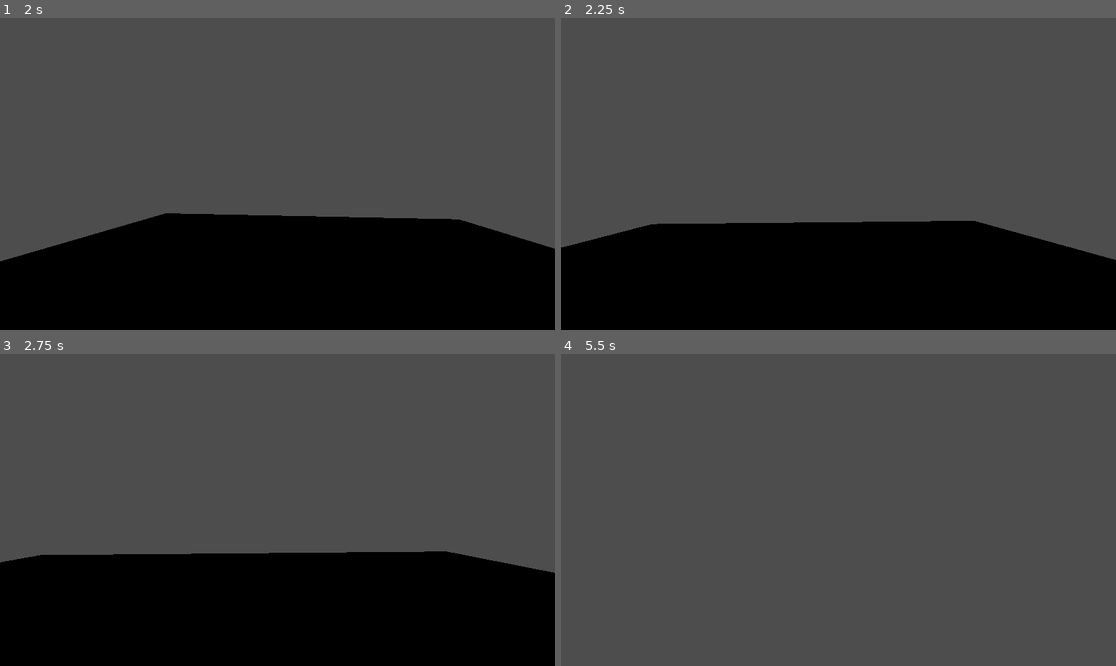
Above: before the commit, frames 1-4 (two rows, left to right).
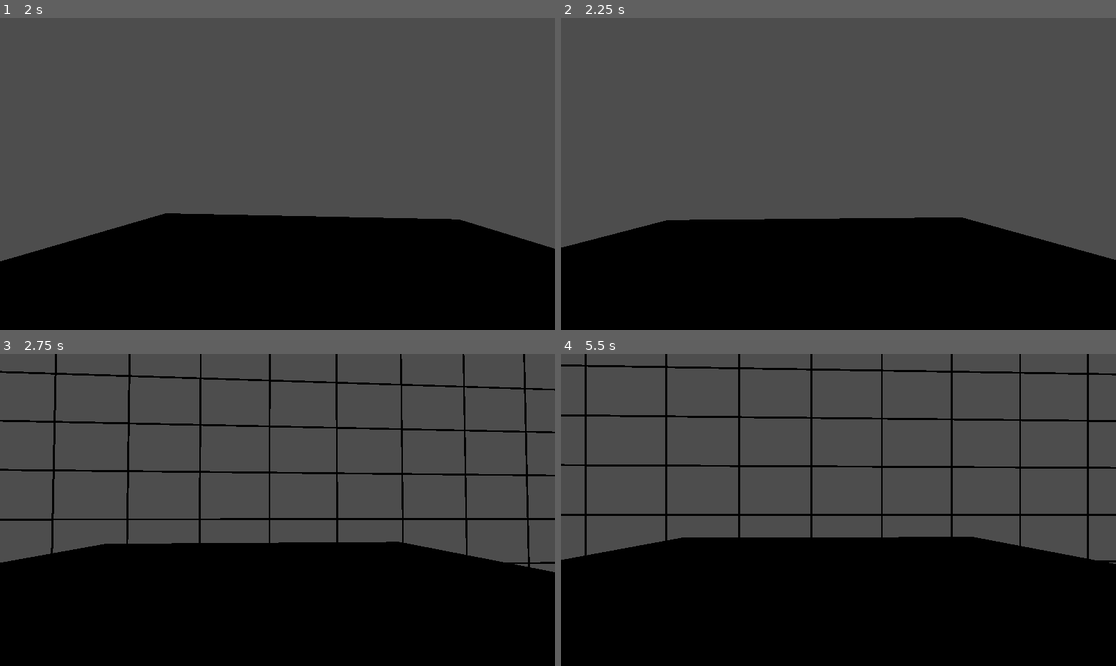
Above: after the commit, the same moments.

Repository: Mcaldas11/VolleyBox
Game: Godot game, scene res://volleyball/scene.tscn
Two runs of this game, one before a commit and one after it. Both use one fixed random seed, a clock stepped at 60 frames per second and the inputs below.
Inputs (mouse positions are in pixels of both pictures, inside the frame that each line leads up to):
- Up to frame 1 (2 s): tap Enter (ui_accept) at 0.5, 0.77, 1.52 s; move the mouse to (305, 174) at 0.52 s; hold W (ui_up) from 0.53 s (still down); tap Keypad Enter at 0.6 s; move the mouse to (249, 174) at 1.27 s; tap Shift at 1.35 s
- Up to frame 2 (2.25 s): keep holding W (ui_up); move the mouse to (849, 167) at 2.02 s; hold Ctrl from 2.03 s (still down)
- Up to frame 3 (2.75 s): keep holding W (ui_up); keep holding Ctrl
- Up to frame 4 (5.5 s): keep holding W (ui_up); move the mouse to (832, 516) at 2.77 s; release Ctrl at 2.78 s; tap Keypad Enter at 2.85, 5.1 s; tap Enter (ui_accept) at 3.02, 3.77, 4.52 s; move the mouse to (877, 513) at 3.52 s; hold Shift 3.53-4.28 s; move the mouse to (794, 506) at 4.27 s; tap Ctrl at 4.35 s; move the mouse to (844, 510) at 5.02 s

Frame 1 is identical in both runs. In frame 2, 0.7% of the frame differs, in the area x 16-75%, y 63-67%; in frame 3, 6.1%; in frame 4, 44%, in the area x 0-100%, y 0-100%.

Commit message:
Add collision shapes for volleyball net
Increase scene load_steps and add BoxShape3D and CylinderShape3D subresources, then attach StaticBody3D + CollisionShape3D nodes to the Volleyball_Net model. These additions provide physics collision for the net and its posts (positioned via specified transforms) so interactions with the ball and players are detected.

Diff:
--- a/volley-box/volleyball/scene.tscn
+++ b/volley-box/volleyball/scene.tscn
@@ -1,12 +1,39 @@
-[gd_scene load_steps=4 format=3 uid="uid://dl1rd8yq4viql"]
+[gd_scene load_steps=6 format=3 uid="uid://dl1rd8yq4viql"]
 
 [ext_resource type="PackedScene" uid="uid://bjmcqq1vwm3sw" path="res://volleyball/scene.gltf" id="1_r886b"]
 [ext_resource type="PackedScene" uid="uid://cjwa10xmt3sbl" path="res://Player/player.tscn" id="2_alxkw"]
+
+[sub_resource type="BoxShape3D" id="BoxShape3D_alxkw"]
+size = Vector3(9.000488, 1.0292969, 0.012084961)
+
+[sub_resource type="CylinderShape3D" id="CylinderShape3D_wedp3"]
+height = 2.5065918
+radius = 0.036621094
 
 [sub_resource type="BoxShape3D" id="BoxShape3D_r886b"]
 size = Vector3(18.997292, 0.72650146, 31.10749)
 
 [node name="Sketchfab_Scene" instance=ExtResource("1_r886b")]
+
+[node name="StaticBody3D" type="StaticBody3D" parent="Sketchfab_model/1144e7d4dd624ea3b0a2d8b261362a77_fbx/RootNode/Volleyball_Net" index="2"]
+
+[node name="CollisionShape3D" type="CollisionShape3D" parent="Sketchfab_model/1144e7d4dd624ea3b0a2d8b261362a77_fbx/RootNode/Volleyball_Net/StaticBody3D" index="0"]
+transform = Transform3D(1, 0, 0, 0, 1, 0, 0, 0, 1, 0.2529297, -0.0146484375, 0.00030516926)
+shape = SubResource("BoxShape3D_alxkw")
+
+[node name="StaticBody3D2" type="StaticBody3D" parent="Sketchfab_model/1144e7d4dd624ea3b0a2d8b261362a77_fbx/RootNode/Volleyball_Net" index="3"]
+transform = Transform3D(1, 0, 0, 0, 1, 0, 0, 0, 1, -4.7587028, 0, -4.172325e-07)
+
+[node name="CollisionShape3D" type="CollisionShape3D" parent="Sketchfab_model/1144e7d4dd624ea3b0a2d8b261362a77_fbx/RootNode/Volleyball_Net/StaticBody3D2" index="0"]
+transform = Transform3D(1, 0, 0, 0, 1, 0, 0, 0, 1, 0.0036978722, -0.5977783, 0)
+shape = SubResource("CylinderShape3D_wedp3")
+
+[node name="StaticBody3D3" type="StaticBody3D" parent="Sketchfab_model/1144e7d4dd624ea3b0a2d8b261362a77_fbx/RootNode/Volleyball_Net/StaticBody3D2" index="1"]
+transform = Transform3D(1, 0, 0, 0, 1, 0, 0, 0, 1, 10.014063, 0, 8.745119e-07)
+
+[node name="CollisionShape3D" type="CollisionShape3D" parent="Sketchfab_model/1144e7d4dd624ea3b0a2d8b261362a77_fbx/RootNode/Volleyball_Net/StaticBody3D2/StaticBody3D3" index="0"]
+transform = Transform3D(1, 0, 0, 0, 1, 0, 0, 0, 1, 0.0036978722, -0.5977783, 0)
+shape = SubResource("CylinderShape3D_wedp3")
 
 [node name="StaticBody3D" type="StaticBody3D" parent="Sketchfab_model/1144e7d4dd624ea3b0a2d8b261362a77_fbx/RootNode/Volleyball/Volleyball_Volleyball_0" index="0"]
 
